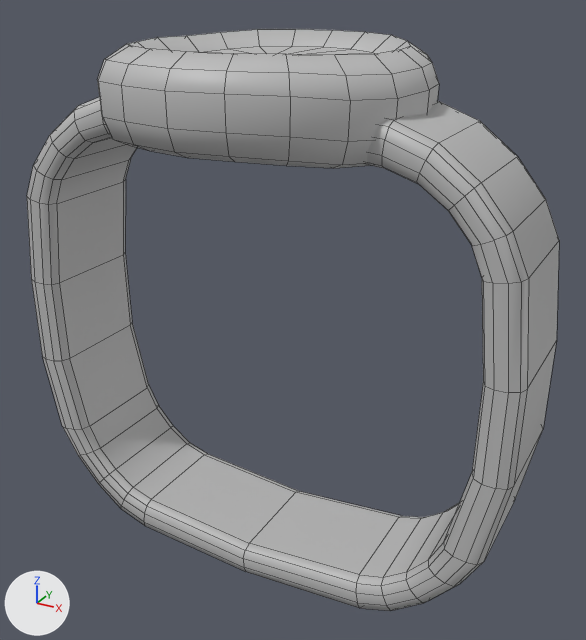
The FBX model Assets/3D/Model/Sellthin.fbx, before and after one commit.
Camera for both pictures: a 50 mm camera at (0.566, -0.956, 0.985) aimed at (0.035, 0.01, 0.502). The axes (+X, +Y, +Z) are drawn at lower left. The lights are the same throughout. The picture after the commit comes second. Mesh edges are drawn as thin lines. Where no turn or scale is listed for an object, it has been applied to the vertices.

In view in the first picture: 'Sell'.
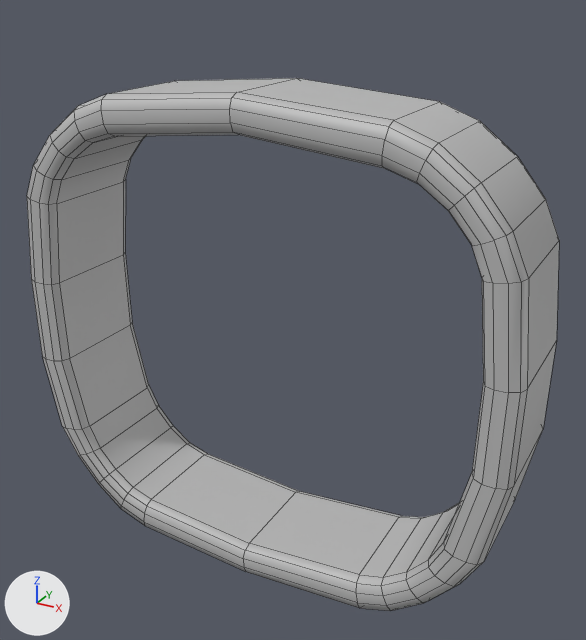
Commit message: Update Sellthin

What differs and where, as boxes (x1, y1, x2, y2) in the pictures (586 x 640 px):
```json
{"object": "Sell", "change": "reshaped", "before": [27, 29, 559, 611], "after": [27, 78, 559, 611], "on screen": "8% shorter"}
{"part": 1, "of": "me_mesh", "change": "deleted", "before": [97, 29, 439, 168]}
```

The change, as JSON lines over the scene's bpy script:
```json
{"block": "me_mesh", "where": "# used by ob_sell; location = (0.01, -0.08, 0.0)"}
{"op": "remove", "block": "me_mesh", "code": "me_mesh.from_pydata(...)  # 454 vertices, 472 faces; spans x -0.392..0.392, y -0.151..0.299, z 0.099..0.896"}
{"op": "add", "block": "me_mesh", "code": "me_mesh.from_pydata(...)  # 312 vertices, 312 faces; spans x -0.392..0.392, y -0.026..0.164, z 0.099..0.84"}
{"block": "me_mesh", "change": "me_mesh part 1: the loose piece of 142 vertices spanning x -0.219..0.219, y -0.151..0.299, z 0.763..0.896 is deleted"}
```
